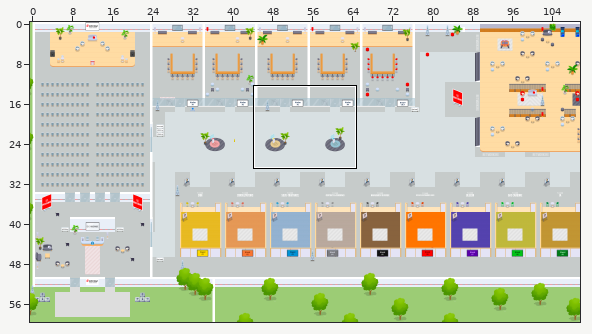
Tiled map (JSON) -- map.tmj. The first picture is a wide view before the edit; the outline marks the close-up.
Close-up. Before:
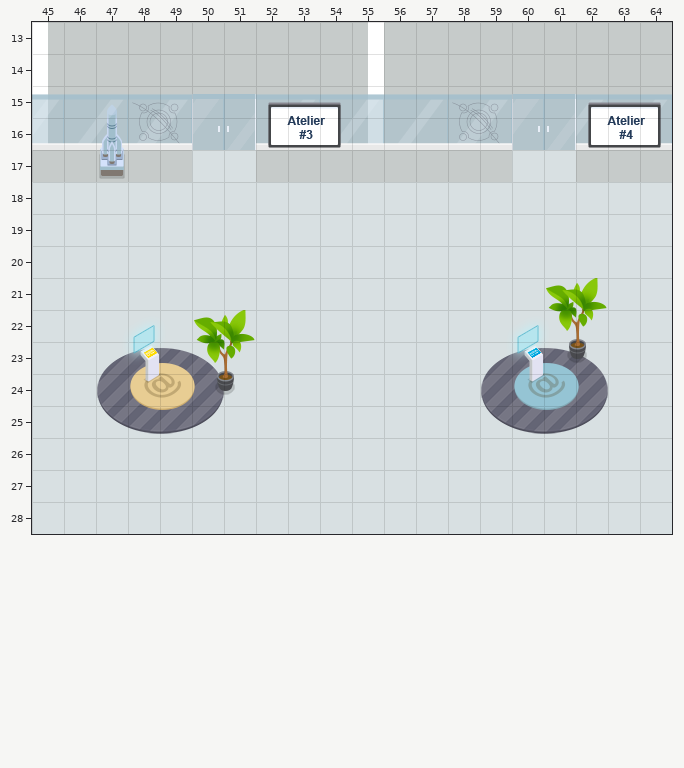
Cells are 32x32 px. Shown: x 45..64, y 13..28. The commit also changed other parts of the map, which this record leaves out.
And afterwards:
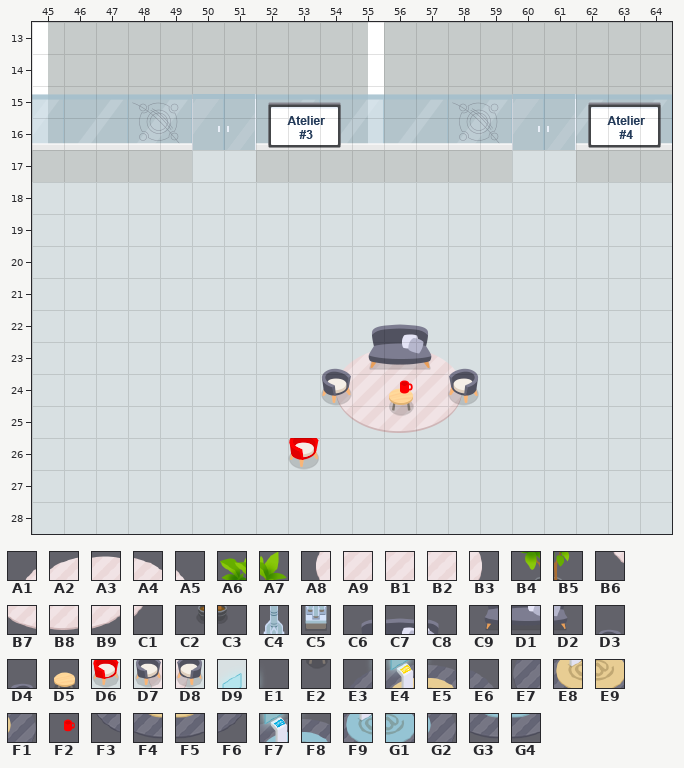
Key: from "Flat_Office": A1 0, A2 1, A3 2, A4 3, A5 4, A6 28, A7 29, A8 64, A9 65, B1 66, B2 67, B3 68, B4 92, B5 93, B6 128, B7 129, B8 130, B9 131, C1 132, C2 156, C3 157, C4 412, C5 476, C6 584, C7 585, C8 586, C9 648, D1 649, D2 650, D3 710, D4 710 flipped left-right, D5 768, D6 773, D7 774, D8 774 flipped left-right, D9 796, E1 797, E2 832, E3 859, E4 860, E5 861, E6 862, E7 923, E8 924, E9 925, F1 926, F2 973, F3 987, F4 988, F5 989, F6 990, F7 1116, F8 1117, F9 1180, G1 1181, G2 1182, G3 1244, G4 1245.
__ is an empty cell.
See-through tiles are keyed as they look on the map.
The exact change:
Layer "floor/floor2":
Tile A1 now appears in row 23 at x 54.
Tile A2 now appears in row 23 at x 55.
Tile A3 now appears in row 23 at x 56.
Tile A4 now appears in row 23 at x 57.
Tile A5 now appears in row 23 at x 58.
Tile A8 now appears in row 24 at x 54.
Tile A9 now appears in row 24 at x 55.
Tile B1 now appears in row 24 at x 56.
Tile B2 now appears in row 24 at x 57.
Tile B3 now appears in row 24 at x 58.
Tile B6 now appears in row 25 at x 54.
Tile B7 now appears in row 25 at x 55.
Tile B8 now appears in row 25 at x 56.
Tile B9 now appears in row 25 at x 57.
Tile C1 now appears in row 25 at x 58.
Tile D6 now appears in row 26 at x 53.
Tile E1 is gone in row 22 at x 61.
Tile E3 is gone in row 23 at x 47 and 59.
Tile E4 is gone in row 23 at x 48.
Tile E5 is gone in row 23 at x 49.
Tile E6 is gone in row 23 at x 50 and 62.
Tile E7 is gone in row 24 at x 47 and 59.
Tile E8 is gone in row 24 at x 48.
Tile E9 is gone in row 24 at x 49.
Tile F1 is gone in row 24 at x 50.
Tile F3 is gone in row 25 at x 47 and 59.
Tile F4 is gone in row 25 at x 48.
Tile F5 is gone in row 25 at x 49.
Tile F6 is gone in row 25 at x 50 and 62.
Tile F7 is gone in row 23 at x 60.
Tile F8 is gone in row 23 at x 61.
Tile F9 is gone in row 24 at x 60.
Tile G1 is gone in row 24 at x 61.
Tile G2 is gone in row 24 at x 62.
Tile G3 is gone in row 25 at x 60.
Tile G4 is gone in row 25 at x 61.
Layer "furniture/furniture1":
Tile C6 now appears in row 22 at x 55.
Tile C7 now appears in row 22 at x 56.
Tile C8 now appears in row 22 at x 57.
Tile C9 now appears in row 23 at x 55.
Tile D1 now appears in row 23 at x 56.
Tile D2 now appears in row 23 at x 57.
Tile D3 now appears in row 23 at x 54.
Tile D4 now appears in row 23 at x 58.
Tile D5 now appears in row 24 at x 56.
Tile D7 now appears in row 24 at x 54.
Tile D8 now appears in row 24 at x 58.
Tile E2 now appears in row 25 at x 56.
Layer "furniture/furniture2":
Tile F2 now appears in row 24 at x 56.
Tile C2 is gone in row 23 at x 61; in row 24 at x 50.
Tile C3 is gone in row 23 at x 62; in row 24 at x 51.
Layer "furniture/furniture3":
Tile C5 is gone in row 17 at x 47.
Layer "above/above0":
Tile C4 is gone in row 16 at x 47.
Layer "above/above1":
Tile A6 is gone in row 21 at x 61; in row 22 at x 50.
Tile A7 is gone in row 21 at x 62; in row 22 at x 51.
Tile B4 is gone in row 22 at x 61; in row 23 at x 50.
Tile B5 is gone in row 22 at x 62; in row 23 at x 51.
Tile D9 is gone in row 22 at x 48 and 60.
Where, in picture pixels (left, top, right, bottom), the same in both close-ups:
removed: (99, 118, 125, 179)
changed: (288, 278, 608, 470)
removed: (97, 310, 255, 434)
